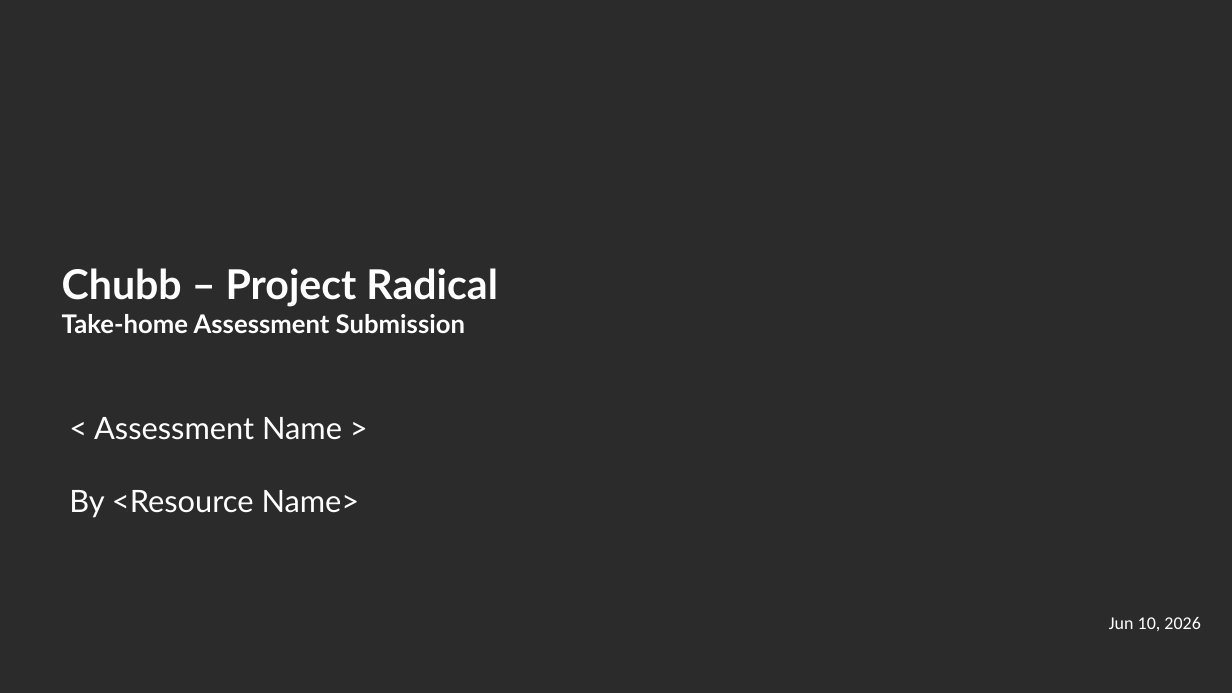
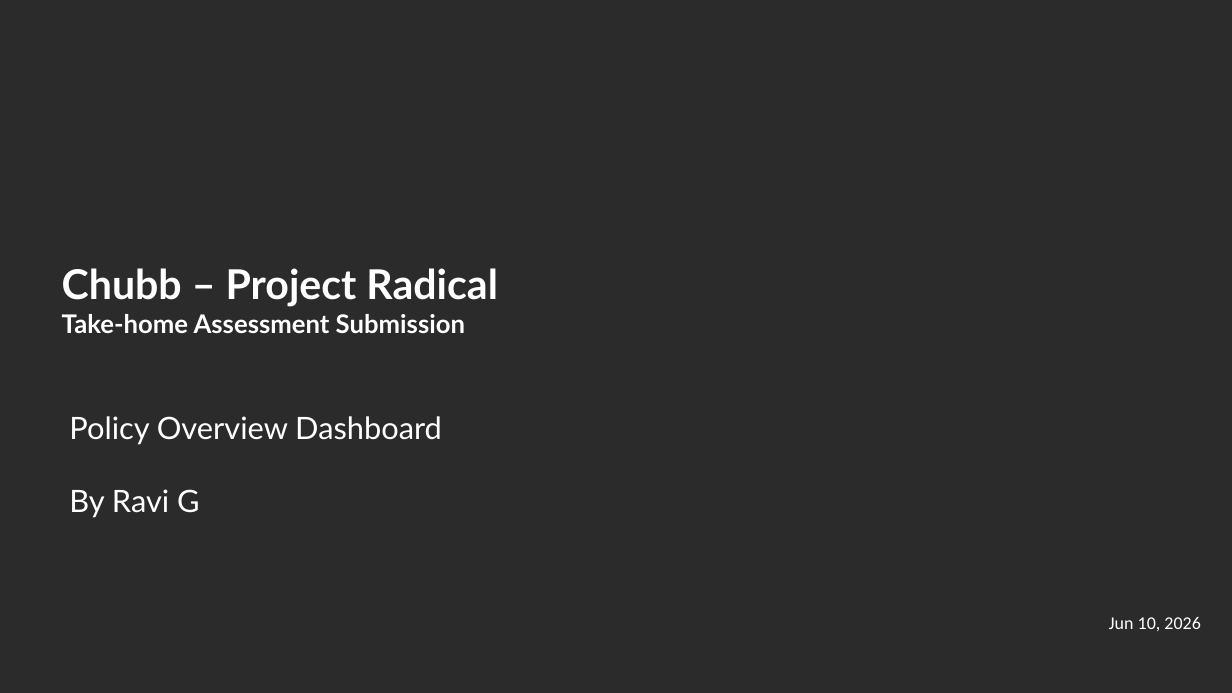
Before and after one commit to meetravig-collab/InsurancePolicyListDemo, a slide deck: slide 1 of docs/Policy-Overview-Dashboard.pptx. Drawn at 1232x693 pixels with LibreOffice and Linux fonts; fonts in the diff are those of the drawing; background and template pictures are left out; a plain dark background stands for a picture behind light text. Boxes give left, top, right and bottom in pixels: in the first picture for what was removed or moved away, otherwise in the second. Text is boxed around its words. In the diff, an @@ line names an element or a change of style, - is before the commit and + after.

```diff
--- a/docs/Policy-Overview-Dashboard.pptx
+++ b/docs/Policy-Overview-Dashboard.pptx
@@ text at [69, 416, 442, 518]: text changed @@
-< Assessment Name >
-By <Resource Name>
+Policy Overview Dashboard
+By Ravi G
```
